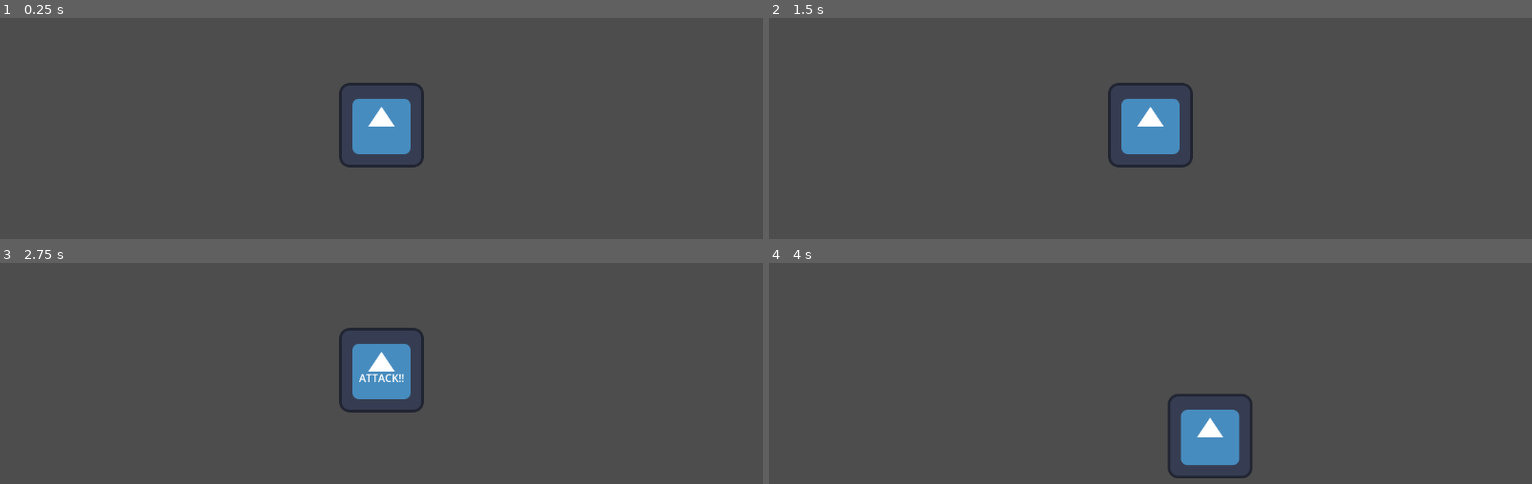
Above: before the commit, frames 1-4 (two rows, left to right).
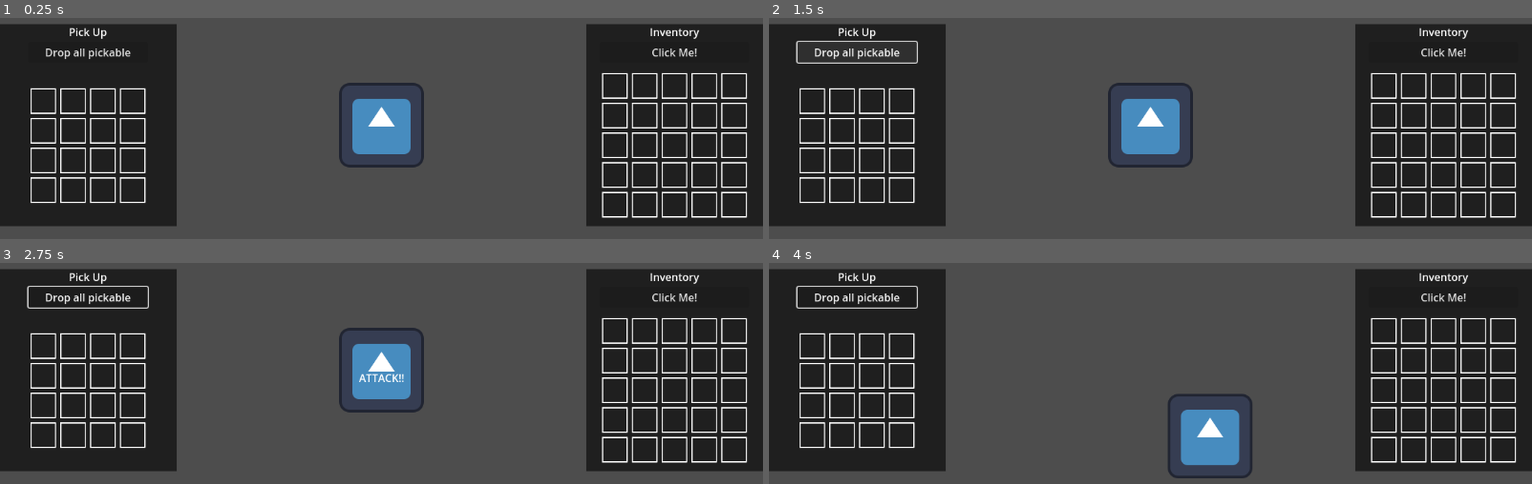
Above: after the commit, the same moments.

Repository: KenKomKom/prepgarena
Game: Godot game, scene res://scenes/abstract_level.tscn
The game is run twice, just before and just after one commit, with the same random seed, the same clock (stepped at 60 frames per second) and the same inputs. The project has no main scene, so this scene is started directly. The engine's default icon, where the game draws it, is replaced by a stand-in: a white triangle on a blue panel in a dark square.
Inputs (mouse positions are in pixels of both pictures, inside the frame that each line leads up to):
- Up to frame 1 (0.25 s): no input
- Up to frame 2 (1.5 s): click (1440, 51) at 0.5 s, where only the run after the commit has a clickable "Click Me!"; click (860, 51) at 1.25 s, where only the run after the commit has a clickable "Drop all pickable"
- Up to frame 3 (2.75 s): tap Enter (ui_accept) at 2, 2.27 s; move the mouse to (549, 349) at 2.02 s; hold D (right) from 2.03 s (still down); tap F (f) at 2.1 s; click (549, 349) at 2.3 s
- Up to frame 4 (4 s): tap Enter (ui_accept) at 2.75, 3.02 s; move the mouse to (997, 391) at 2.77 s; release D (right) at 2.78 s; hold S (down) 2.78-3.53 s; click (997, 391) at 2.85 s; right-click (997, 391) at 3.05 s; move the mouse to (1226, 276) at 3.52 s; hold D (right) from 3.53 s (still down); right-click (1226, 276) at 3.6 s; tap F (f) at 3.8 s

The runs differ from the first frame. In frame 1, 41% of the frame differs, in the area x 0-100%, y 3-95%; in frame 2, 41%; in frame 3, 41%; in frame 4, 41%.
Error after the commit: Parse Error: "@export_multiline" annotation requires a variable of type "String", "Array[String]", "PackedStringArray", "Dictionary", or "Array[Dictionary]", b…

Commit message:
Item takes resource now

Diff:
--- /dev/null
+++ b/resources/abstract_healing_item_resource.gd
@@ -0,0 +1,7 @@
+extends ItemResource
+class_name HealingItemResource
+
+@export var heal_amount:=1
+
+func consume():
+	GlobalEvent.emit_signal("heal", heal_amount)
--- /dev/null
+++ b/resources/abstract_item_resource.gd
@@ -0,0 +1,10 @@
+extends Resource
+class_name ItemResource
+
+@export var item_name: String
+@export_multiline var description
+@export var grids : String
+@export var image: Resource
+
+func consume():
+	pass
--- /dev/null
+++ b/resources/healing_potion.tres
@@ -0,0 +1,12 @@
+[gd_resource type="Resource" script_class="HealingItemResource" load_steps=3 format=3 uid="uid://r7c6ehuydng7"]
+
+[ext_resource type="Texture2D" uid="uid://d3yqmb7m3panc" path="res://assets/L_small.png" id="1_2bemd"]
+[ext_resource type="Script" path="res://resources/abstract_healing_item_resource.gd" id="1_wj2t2"]
+
+[resource]
+script = ExtResource("1_wj2t2")
+heal_amount = 2
+item_name = "Healing Potion"
+description = "Heal Mother Fucker Heal"
+grids = "0,0/0,-1"
+image = ExtResource("1_2bemd")
--- /dev/null
+++ b/scenes/chest.tscn
@@ -0,0 +1,26 @@
+[gd_scene load_steps=5 format=3 uid="uid://1e3ttc2lrdxc"]
+
+[ext_resource type="Script" path="res://scripts/chest.gd" id="1_3adma"]
+[ext_resource type="Texture2D" uid="uid://dy03hh172aqul" path="res://icon.svg" id="1_ka8fw"]
+
+[sub_resource type="CircleShape2D" id="CircleShape2D_dsjmi"]
+radius = 50.0899
+
+[sub_resource type="CircleShape2D" id="CircleShape2D_of7b4"]
+radius = 137.015
+
+[node name="chest" type="StaticBody2D"]
+script = ExtResource("1_3adma")
+
+[node name="Sprite2D" type="Sprite2D" parent="."]
+texture = ExtResource("1_ka8fw")
+
+[node name="CollisionShape2D" type="CollisionShape2D" parent="."]
+position = Vector2(0, 58)
+shape = SubResource("CircleShape2D_dsjmi")
+
+[node name="Area2D" type="Area2D" parent="."]
+
+[node name="CollisionShape2D" type="CollisionShape2D" parent="Area2D"]
+position = Vector2(0, 58)
+shape = SubResource("CircleShape2D_of7b4")
--- a/scenes/inventory.tscn
+++ b/scenes/inventory.tscn
@@ -3,7 +3,6 @@
 [ext_resource type="Script" path="res://scripts/inventory.gd" id="1_bh30n"]
 
 [node name="inventory" type="Control"]
-visible = false
 layout_mode = 3
 anchors_preset = 15
 anchor_right = 1.0
@@ -63,4 +62,52 @@
 theme_override_constants/v_separation = 0
 columns = 5
 
+[node name="pickables" type="ColorRect" parent="."]
+layout_mode = 1
+anchors_preset = 4
+anchor_top = 0.5
+anchor_bottom = 0.5
+offset_top = -153.0
+offset_right = 267.0
+offset_bottom = 153.0
+grow_vertical = 2
+color = Color(0.121569, 0.121569, 0.121569, 1)
+
+[node name="MarginContainer" type="MarginContainer" parent="pickables"]
+layout_mode = 1
+anchors_preset = 15
+anchor_right = 1.0
+anchor_bottom = 1.0
+grow_horizontal = 2
+grow_vertical = 2
+
+[node name="VBoxContainer" type="VBoxContainer" parent="pickables/MarginContainer"]
+layout_mode = 2
+size_flags_horizontal = 4
+alignment = 1
+
+[node name="judul" type="Label" parent="pickables/MarginContainer/VBoxContainer"]
+layout_mode = 2
+theme_override_colors/font_color = Color(1, 1, 1, 1)
+text = "Pick Up"
+horizontal_alignment = 1
+
+[node name="Button" type="Button" parent="pickables/MarginContainer/VBoxContainer"]
+layout_mode = 2
+text = "Drop all pickable"
+
+[node name="CenterContainer" type="CenterContainer" parent="pickables/MarginContainer/VBoxContainer"]
+layout_mode = 2
+size_flags_horizontal = 3
+size_flags_vertical = 3
+
+[node name="GridContainer" type="GridContainer" parent="pickables/MarginContainer/VBoxContainer/CenterContainer"]
+layout_mode = 2
+size_flags_horizontal = 4
+size_flags_vertical = 6
+theme_override_constants/h_separation = 0
+theme_override_constants/v_separation = 0
+columns = 4
+
 [connection signal="button_up" from="ColorRect/MarginContainer/VBoxContainer/Button" to="." method="_on_button_button_up"]
+[connection signal="button_up" from="pickables/MarginContainer/VBoxContainer/Button" to="." method="_drop_item"]
--- a/scenes/player.tscn
+++ b/scenes/player.tscn
@@ -4,8 +4,6 @@
 [ext_resource type="Texture2D" uid="uid://dy03hh172aqul" path="res://icon.svg" id="2_k2iq1"]
 [ext_resource type="PackedScene" uid="uid://cxjv5yawfxrmi" path="res://scenes/player_states/player_state_basic.tscn" id="3_th3k8"]
 [ext_resource type="PackedScene" uid="uid://bqgpfgr5nx66l" path="res://scenes/player_states/player_state_attack.tscn" id="4_4y846"]
-
-[sub_resource type="CircleShape2D" id="CircleShape2D_5g37y"]
 
 [sub_resource type="SpriteFrames" id="SpriteFrames_3ogt2"]
 animations = [{
@@ -20,6 +18,9 @@
 "name": &"idle",
 "speed": 5.0
 }]
+
+[sub_resource type="CircleShape2D" id="CircleShape2D_5g37y"]
+radius = 45.2769
 
 [sub_resource type="Animation" id="Animation_ve6d4"]
 length = 0.001
@@ -66,12 +67,13 @@
 script = ExtResource("1_go5bx")
 current_state = NodePath("states/PlayerStateBasic")
 
-[node name="CollisionShape2D" type="CollisionShape2D" parent="."]
-shape = SubResource("CircleShape2D_5g37y")
-
 [node name="AnimatedSprite2D" type="AnimatedSprite2D" parent="."]
 sprite_frames = SubResource("SpriteFrames_3ogt2")
 animation = &"idle"
+
+[node name="CollisionShape2D" type="CollisionShape2D" parent="."]
+position = Vector2(0, 65)
+shape = SubResource("CircleShape2D_5g37y")
 
 [node name="AnimationPlayer" type="AnimationPlayer" parent="."]
 libraries = {
--- a/scripts/DataHandler.gd
+++ b/scripts/DataHandler.gd
@@ -1,3 +1,7 @@
+"""
+Ini autoload useless sekarang
+"""
+
 extends Node
 
 var item_data={}
--- a/scripts/GlobalEvent.gd
+++ b/scripts/GlobalEvent.gd
@@ -1,3 +1,5 @@
 extends Node
 
 signal tab_pressed()
+signal heal(amount)
+signal give_item(items)
--- /dev/null
+++ b/scripts/chest.gd
@@ -0,0 +1,5 @@
+extends StaticBody2D
+
+func open():
+	GlobalEvent.emit_signal("give_item",["res://resources/healing_potion.tres",
+	"res://resources/healing_potion.tres"])
--- a/scripts/inventory.gd
+++ b/scripts/inventory.gd
@@ -4,21 +4,23 @@
 const item_preload = preload("res://scenes/item.tscn")
 
 @onready var inventory_grid = $ColorRect/MarginContainer/VBoxContainer/CenterContainer/GridContainer
+@onready var pickable_grid = $pickables/MarginContainer/VBoxContainer/CenterContainer/GridContainer
 @onready var col_count = inventory_grid.columns
+@onready var col_count_pickable = pickable_grid.columns
 
 var grid_array:=[]
+var pickable_array:=[]
 var item_held : Item
 var current_slot : Slot
-var can_place := false:
-	set(sat):
-		can_place=sat
-		print(can_place)
+var can_place := false
 var icon_anchor
 
 func _ready():
 	GlobalEvent.connect("tab_pressed", _openclose)
 	for i in range(25):
-		_create_slot()
+		_create_slot(0)
+	for i in range(16):
+		_create_slot(1)
 
 func _openclose():
 	visible = not visible
@@ -29,87 +31,138 @@
 			rotate_item()
 		if Input.is_action_just_pressed("lmb"):
 			place_item()
+		if Input.is_action_just_pressed("f"):
+			consume_item()
 	else:
 		if Input.is_action_just_pressed("lmb"):
 			pick_item()
 
-func _create_slot():
+func _create_slot(type:int):
 	var slot := slot_preload.instantiate() as Slot
-	slot.ID = grid_array.size()
-	inventory_grid.add_child(slot)
-	grid_array.append(slot)
-
+	slot.type = type
+	if type==0:
+		slot.ID = grid_array.size()
+		inventory_grid.add_child(slot)
+		grid_array.append(slot)
+	if type==1:
+		slot.ID = pickable_array.size()
+		pickable_grid.add_child(slot)
+		pickable_array.append(slot)
 	slot.slot_entered.connect(_on_slot_mouse_entered)
 	slot.slot_exited.connect(_on_slot_mouse_exited)
 
-func _on_slot_mouse_entered(slot):
+func _on_slot_mouse_entered(slot, type):
 	current_slot = slot
 	icon_anchor = Vector2(1000,1000)
 	if item_held:
-		check_slot_available(current_slot)
-		set_grid_color(current_slot)
+		check_slot_available(current_slot, current_slot.type)
+		set_grid_color(current_slot, current_slot.type)
 
-func _on_slot_mouse_exited(slot):
+func _on_slot_mouse_exited(slot, type):
 	current_slot = null
 	clear_grid()
 
 func _on_button_button_up():
 	var new_item = item_preload.instantiate()
-	inventory_grid.add_child(new_item)
-	new_item.load_item(randi_range(1,4))
+	add_child(new_item)
+	# TODO ganti ini ke resource tergantung yg user inginkan
+	new_item.load_item(load("res://resources/healing_potion.tres"))
 	new_item.selected = true
 	item_held = new_item
 
-func check_slot_available(slot):
-	for grid in item_held.item_grids:
-		var grid_to_check = slot.ID + grid[0] + grid[1]* col_count
-		var line_switch_check = slot.ID % col_count + grid[0]
-		if line_switch_check<0 or line_switch_check >=col_count:
-			can_place = false
-			return
-		if grid_to_check<0 or grid_to_check>=grid_array.size():
-			can_place = false
-			return
-		if grid_array[grid_to_check].state == grid_array[grid_to_check].Status.TAKEN:
-			can_place = false
-			return
-	can_place = true
+func check_slot_available(slot, type):
+	if type==0:
+		for grid in item_held.item_grids:
+			var grid_to_check = slot.ID + grid[0] + grid[1]* col_count
+			var line_switch_check = slot.ID % col_count + grid[0]
+			if line_switch_check<0 or line_switch_check >=col_count:
+				can_place = false
+				return false
+			if grid_to_check<0 or grid_to_check>=grid_array.size():
+				can_place = false
+				return false
+			if grid_array[grid_to_check].state == grid_array[grid_to_check].Status.TAKEN:
+				can_place = false
+				return false
+		can_place = true
+		return true
+	if type==1:
+		for grid in item_held.item_grids:
+			var grid_to_check = slot.ID + grid[0] + grid[1]* col_count_pickable
+			var line_switch_check = slot.ID % col_count_pickable + grid[0]
+			if line_switch_check<0 or line_switch_check >= col_count_pickable:
+				can_place = false
+				return false
+			if grid_to_check<0 or grid_to_check>=pickable_array.size():
+				can_place = false
+				return false
+			if pickable_array[grid_to_check].state == pickable_array[grid_to_check].Status.TAKEN:
+				can_place = false
+				return false
+		can_place = true
+		return true
 
-func set_grid_color(slot):
-	for grid in item_held.item_grids:
-		var grid_to_check = slot.ID + grid[0] + grid[1]* col_count
-		var line_switch_check = slot.ID % col_count + grid[0]
-		if line_switch_check<0 or line_switch_check >=col_count:
-			continue
-		if grid_to_check<0 or grid_to_check>=grid_array.size():
-			continue
-		if can_place:
-			grid_array[grid_to_check].set_color(grid_array[grid_to_check].Status.FREE)
-			icon_anchor.x = min(grid[1],icon_anchor.x)
-			icon_anchor.y = min(grid[0],icon_anchor.y)
-		else:
-			grid_array[grid_to_check].set_color(grid_array[grid_to_check].Status.TAKEN)
+func set_grid_color(slot, type):
+	if type==0:
+		for grid in item_held.item_grids:
+			var grid_to_check = slot.ID + grid[0] + grid[1]* col_count
+			var line_switch_check = slot.ID % col_count + grid[0]
+			if line_switch_check<0 or line_switch_check >=col_count:
+				continue
+			if grid_to_check<0 or grid_to_check>=grid_array.size():
+				continue
+			if can_place:
+				grid_array[grid_to_check].set_color(grid_array[grid_to_check].Status.FREE)
+				icon_anchor.x = min(grid[1],icon_anchor.x)
+				icon_anchor.y = min(grid[0],icon_anchor.y)
+			else:
+				grid_array[grid_to_check].set_color(grid_array[grid_to_check].Status.TAKEN)
+	else:
+		for grid in item_held.item_grids:
+			var grid_to_check = slot.ID + grid[0] + grid[1]* col_count_pickable
+			var line_switch_check = slot.ID % col_count_pickable + grid[0]
+			if line_switch_check<0 or line_switch_check >=col_count_pickable:
+				continue
+			if grid_to_check<0 or grid_to_check>=pickable_array.size():
+				continue
+			if can_place:
+				pickable_array[grid_to_check].set_color(pickable_array[grid_to_check].Status.FREE)
+				icon_anchor.x = min(grid[1],icon_anchor.x)
+				icon_anchor.y = min(grid[0],icon_anchor.y)
+			else:
+				pickable_array[grid_to_check].set_color(pickable_array[grid_to_check].Status.TAKEN)
 
 func clear_grid():
 	for grid in grid_array:
+		grid.set_color(grid.Status.DEFAULT)
+	for grid in pickable_array:
 		grid.set_color(grid.Status.DEFAULT)
 
 func rotate_item():
 	item_held.rotate_item()
 	clear_grid()
 	if current_slot:
-		_on_slot_mouse_entered(current_slot)
+		_on_slot_mouse_entered(current_slot, current_slot.type)
 
-func place_item():
+func place_item(current_slot = self.current_Slot):
 	if not can_place or not current_slot:
 		return
-	var calc_grid_id = current_slot.ID + icon_anchor.x*col_count + icon_anchor.y
-	item_held.snap_to(grid_array[calc_grid_id].global_position)
+	if current_slot.type==0:
+		var calc_grid_id = current_slot.ID + icon_anchor.x*col_count + icon_anchor.y
+		item_held.snap_to(grid_array[calc_grid_id].global_position)
+	elif current_slot.type==1:
+		var calc_grid_id = current_slot.ID + icon_anchor.x*col_count_pickable + icon_anchor.y
+		item_held.snap_to(pickable_array[calc_grid_id].global_position)
 	item_held.grid_anchor = current_slot
 	for grid in item_held.item_grids:
-		var grid_to_check = current_slot.ID + grid[0] + grid[1]*col_count
-		grid_array[grid_to_check].state = grid_array[grid_to_check].Status.TAKEN
-		grid_array[grid_to_check].item_stored = item_held
+		if current_slot.type==0:
+			var grid_to_check = current_slot.ID + grid[0] + grid[1]*col_count
+			grid_array[grid_to_check].state = grid_array[grid_to_check].Status.TAKEN
+			grid_array[grid_to_check].item_stored = item_held
+		elif current_slot.type==1:
+			var grid_to_check = current_slot.ID + grid[0] + grid[1]*col_count_pickable
+			pickable_array[grid_to_check].state = pickable_array[grid_to_check].Status.TAKEN
+			pickable_array[grid_to_check].item_stored = item_held
 	item_held = null
 	clear_grid()
 
@@ -119,8 +172,23 @@
 	item_held = current_slot.item_stored
 	item_held.selected = true
 	for grid in item_held.item_grids:
-		var grid_to_check = item_held.grid_anchor.ID + grid[0] + grid[1]*col_count
-		grid_array[grid_to_check].state = grid_array[grid_to_check].Status.DEFAULT
-		grid_array[grid_to_check].item_stored = null
-	check_slot_available(current_slot)
-	set_grid_color(current_slot)
+		if current_slot.type==0:
+			var grid_to_check = item_held.grid_anchor.ID + grid[0] + grid[1]*col_count
+			grid_array[grid_to_check].state = grid_array[grid_to_check].Status.DEFAULT
+			grid_array[grid_to_check].item_stored = null
+		elif current_slot.type==1:
+			var grid_to_check = item_held.grid_anchor.ID + grid[0] + grid[1]*col_count_pickable
+			pickable_array[grid_to_check].state = pickable_array[grid_to_check].Status.DEFAULT
+			pickable_array[grid_to_check].item_stored = null
+	check_slot_available(current_slot, current_slot.type)
+	set_grid_color(current_slot, current_slot.type)
+
+func _drop_item():
+	item_held.selected = false
+	item_held.queue_free()
+	item_held = null
+
+func consume_item():
+	item_held.consume_item()
+	item_held.queue_free()
+	item_held = null
--- a/scripts/item.gd
+++ b/scripts/item.gd
@@ -1,6 +1,7 @@
 """
 SCENE INI FUNGSINYA SEBAGAI DISPLAY GAMBAR ITEM YANG LAGI DIPEGANG SAMA MOUSE / YG TAMPIL
 DI INVENTORY
+Isinya ada resource yang isinya informasi item yg bersangkutan
 """
 
 extends Node2D
@@ -12,17 +13,20 @@
 var item_grids :=[]
 var selected = false
 var grid_anchor = null
+var resource:ItemResource
 
 func _process(delta):
 	if selected:
 		global_position = lerp(global_position, get_global_mouse_position(), 25*delta)
 
-func load_item(a_id):
-	var icon_path = "res://assets/" + DataHandler.item_data[str(a_id)]['name'] + ".png"
-	var to_be_loaded = load(icon_path)
-	image.texture = to_be_loaded
+func load_item(new_resource: ItemResource):
+	resource = new_resource
+	image.texture = resource.image
 	image.custom_minimum_size = Vector2(45*image.texture.get_width()/500, 45*image.texture.get_height()/500)
-	for grid in DataHandler.item_grid_data[str(a_id)]:
+	var grids = []
+	for poin in new_resource.grids.split('/'):
+		grids.append(poin.split(','))
+	for grid in grids:
 		var convert_array:=[]
 		for i in grid:
 			convert_array.push_back(int(i))
@@ -51,3 +55,6 @@
 	tween.set_trans(Tween.TRANS_SINE)
 	tween.tween_property(self, "global_position", dest, 0.15)
 	selected = false
+
+func consume_item():
+	resource.consume()
--- a/scripts/player.gd
+++ b/scripts/player.gd
@@ -8,6 +8,7 @@
 @export var current_state: PlayerState
 
 func _ready():
+	GlobalEvent.connect("heal",_heal)
 	for child in $states.get_children():
 		child.connect("change_state",set_current_state)
 
@@ -16,6 +17,9 @@
 		GlobalEvent.emit_signal("tab_pressed")
 	current_state.do_something()
 
+func _heal(amount):
+	health = amount
+
 func take_damage(damage):
 	health-=damage
 
--- a/scripts/slot.gd
+++ b/scripts/slot.gd
@@ -5,11 +5,12 @@
 extends TextureRect
 class_name Slot
 
-signal slot_entered(slot)
-signal slot_exited(slot)
+signal slot_entered(slot, type)
+signal slot_exited(slot, type)
 
 var ID
 var is_hovering:=false
+var type : int
 enum Status {DEFAULT, TAKEN, FREE}
 var state := Status.DEFAULT:
 	set(new_status):
@@ -20,13 +21,13 @@
 func _on_mouse_entered():
 	if not is_hovering:
 		is_hovering = true
-		emit_signal("slot_entered",self)
+		emit_signal("slot_entered",self, type)
 
 func _on_mouse_exited():
 	if is_hovering:
 		#print("exited", self)
 		is_hovering = false
-		emit_signal("slot_exited",self)
+		emit_signal("slot_exited",self, type)
 
 func set_color(state):
 	match state:
